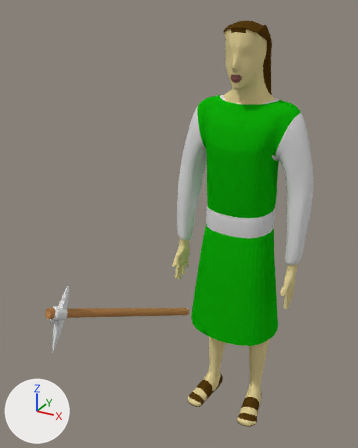
Before and after pictures for a commit that changed the Blender file RTS Dev Project/Assets/Models/Characters/babilons/civilian.blend.
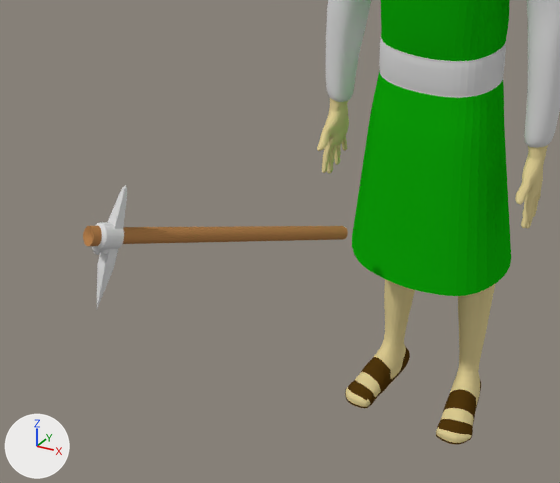
Each version is shown whole from a 50 mm lens placed at (2.25, -5.72, 5.67), pointed at (-0.41, -0.88, 3.25), then close up on the part from 0% to 85% of the width and 41% to 100% of the height. The lights are fixed; the arrows at lower left show +X, +Y and +Z.

Before the edit, the objects in view are built like this:
```python
me_circle = bpy.data.meshes.new('Circle')
me_circle.from_pydata(...)  # 458 vertices, 566 faces; spans x -2.14..3.21, y -0.52..0.52, z 0.0..14.46
# faces by material slot: [438, 128]
me_circle.materials.append(mat_material_001)  # light grey #dbdbdb
me_circle.materials.append(mat_material_005)  # orange #b4804e
me_human = bpy.data.meshes.new('human')
me_human.from_pydata(...)  # 1003 vertices, 1003 faces, 1 loose edge; spans x 0.0..2.7, y -1.3..1.7, z -8.1..8.0
# faces by material slot: [131, 83, 110, 673, 6]
me_human.materials.append(mat_material_003)  # its picture is missing
me_human.materials.append(mat_material)  # its picture is missing
me_human.materials.append(mat_material_001)  # light grey #dbdbdb
me_human.materials.append(mat_material_002)  # its picture is missing
me_human.materials.append(mat_material_004)  # its picture is missing
ob_circle = bpy.data.objects.new('Circle', me_circle)
ob_circle.location = (-1.124, -2.475, 2.672)
ob_circle.rotation_euler = (0.0964, 1.968, 1.307)  # degrees (5.5, 113, 75)
ob_circle.scale = (0.148, 0.148, 0.148)
ob_human = bpy.data.objects.new('human', me_human)
ob_human.location = (0.0, 0.0, 2.802)
ob_human.scale = (0.344, 0.344, 0.344)
_m = ob_human.modifiers.new('Mirror', 'MIRROR')
_m.use_clip = True
_m = ob_human.modifiers.new('Subsurf', 'SUBSURF')
```
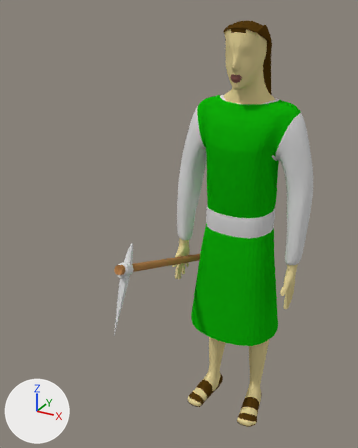
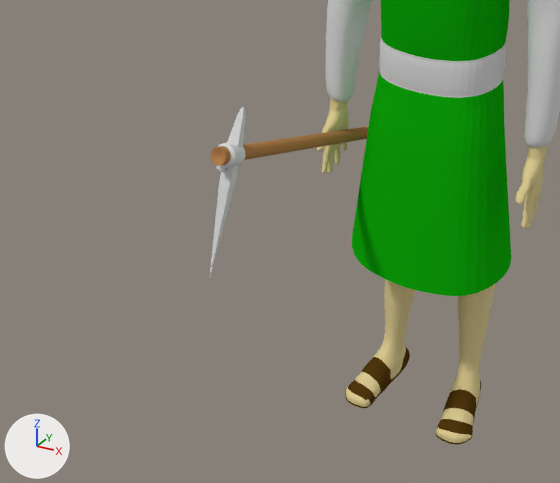
Changed parts and their boxes [x1, y1, x2, y2] in the close-ups (560 x 483 px; the box of a moved part takes in the faces that stretch with it):
```json
{"object": "Circle", "change": "reshaped, moved, turned", "before": [83, 185, 348, 308], "after": [209, 107, 369, 279]}
{"part": 1, "of": "me_circle", "change": "moved or reshaped", "before": [97, 264, 114, 308], "after": [209, 180, 236, 279]}
```

Edits to the scene script, one JSON object a line:
```json
{"block": "me_circle", "where": "me_circle.from_pydata(...)  # 458 vertices, 566 faces; spans x -2.14..3.21, y -0.52..0.52, z 0.0..14.46"}
{"block": "me_circle", "where": "# used by ob_circle; location = (-1.124, -2.475, 2.672); rotation_euler = (0.0964, 1.968, 1.307), in degrees (5.5, 113, 75); scale = (0.148, 0.148, 0.148)"}
{"block": "me_circle", "change": "me_circle part 1"}
{"op": "set", "path": "me_circle.vertices[259].co", "old": "(3.21, -0.01, 1.22)", "new": "(5.86, -0.03, 1.34)", "note": "not seen -> pixel (209, 279)"}
{"op": "set", "path": "ob_circle.location", "old": "(-1.124, -2.475, 2.672)", "new": "(-0.784, -1.646, 2.886)"}
{"op": "set", "path": "ob_circle.rotation_euler", "old": "(0.0964, 1.968, 1.307)", "new": "(-0.154, 1.92, 1.367)", "note": "degrees (5.5, 113, 75) -> degrees (-8.8, 110, 78)"}
```
